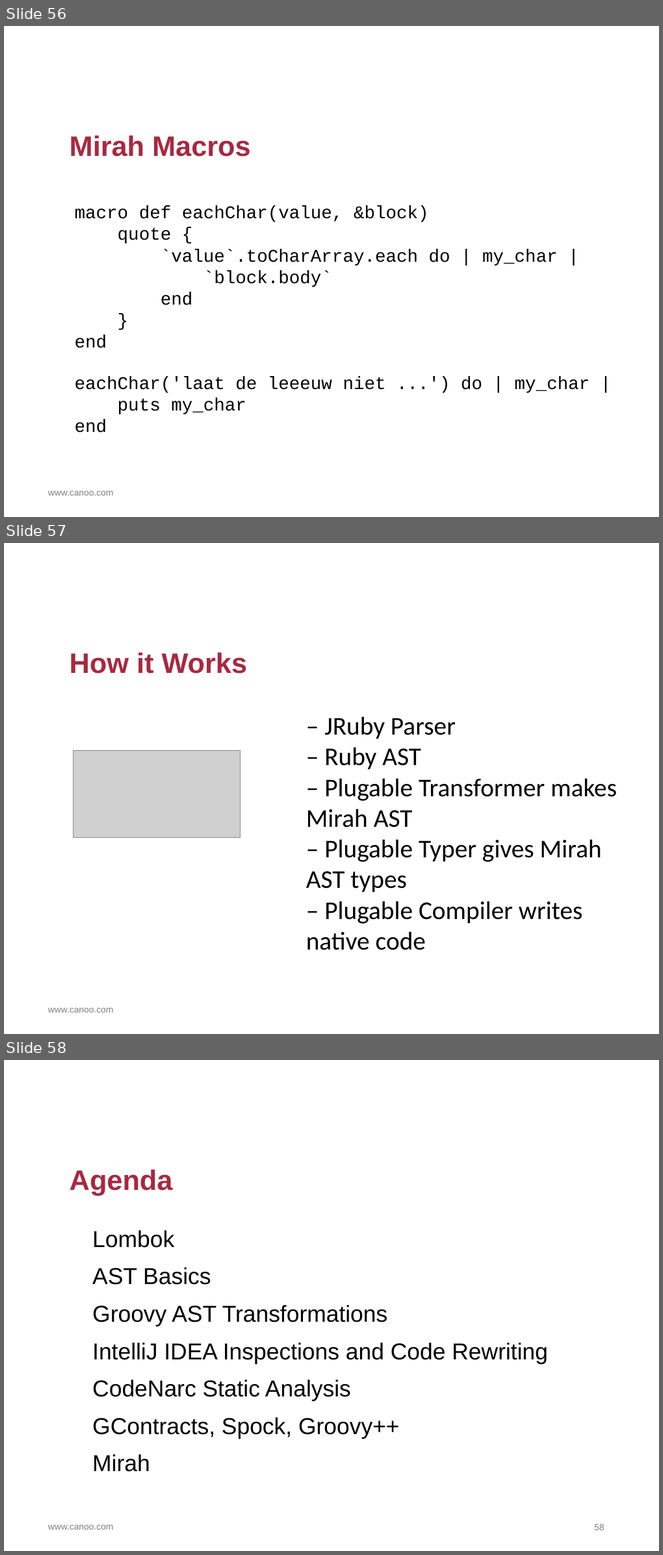
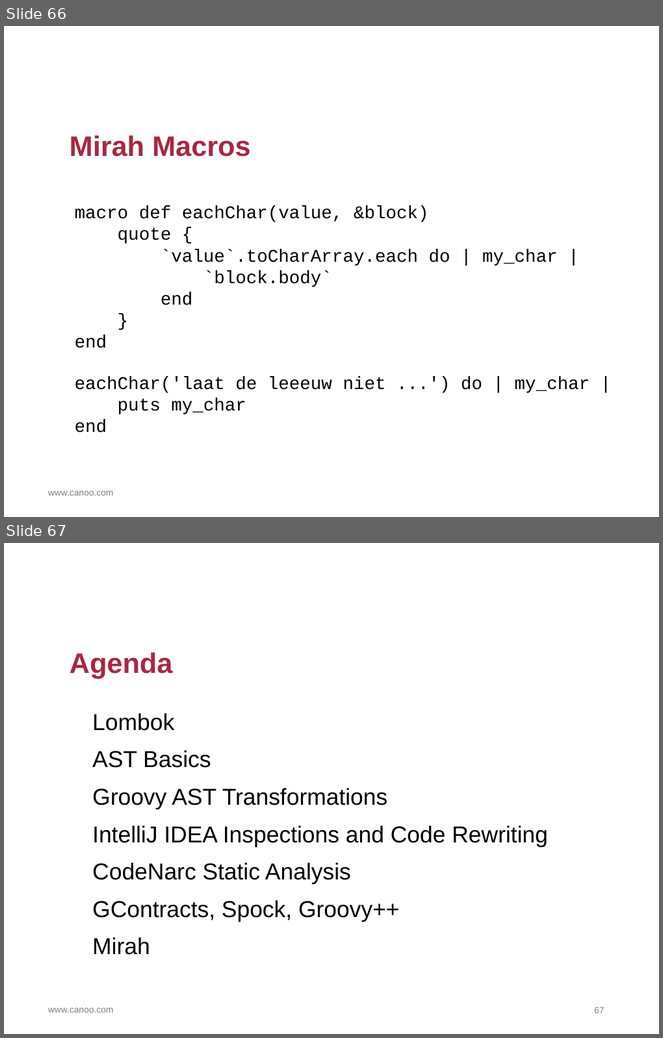
Before and after one commit to HamletDRC/presentations, a slide deck: asttransformations/AstTransformations.odp. Shown one above the other, each under a label of ours: slides 56, 57 and 58 before the commit, slides 66 and 67 after it. The pictures are 663x1555 and 663x1038 pixels, drawn with LibreOffice and Linux fonts; fonts in the diff are those of the drawing; grey boxes stand for pictures; background and template pictures are left out. Boxes give left, top, right and bottom in pixels: in the first picture for what was removed or moved away, otherwise in the second. Text is boxed around its words. In the diff, an @@ line names an element or a change of style, - is before the commit and + after.

```diff
--- a/asttransformations/AstTransformations.odp
+++ b/asttransformations/AstTransformations.odp
@@ slide 57 removed at <box>4,543,659,1034</box>, background #FFFFFF; not listed: 1 template element that a slide beside it also shows @@
@@ title removed at <box>70,652,248,674</box> @@
-How it Works
@@ text removed at <box>306,717,617,951</box> @@
-– JRuby Parser
-– Ruby AST
-– Plugable Transformer makes Mirah AST
-– Plugable Typer gives Mirah AST types
-– Plugable Compiler writes native code
@@ picture removed at <box>73,750,240,838</box> @@
@@ what was slide 56 is now slide 66 @@
@@ what was slide 58 is now slide 67 @@
@@ page number at <box>594,1007,604,1014</box>: text changed @@
-58
+67
```
Also in this commit, not shown: 5 slides changed, 15 slides added, 5 other slides removed, 10 other files.
